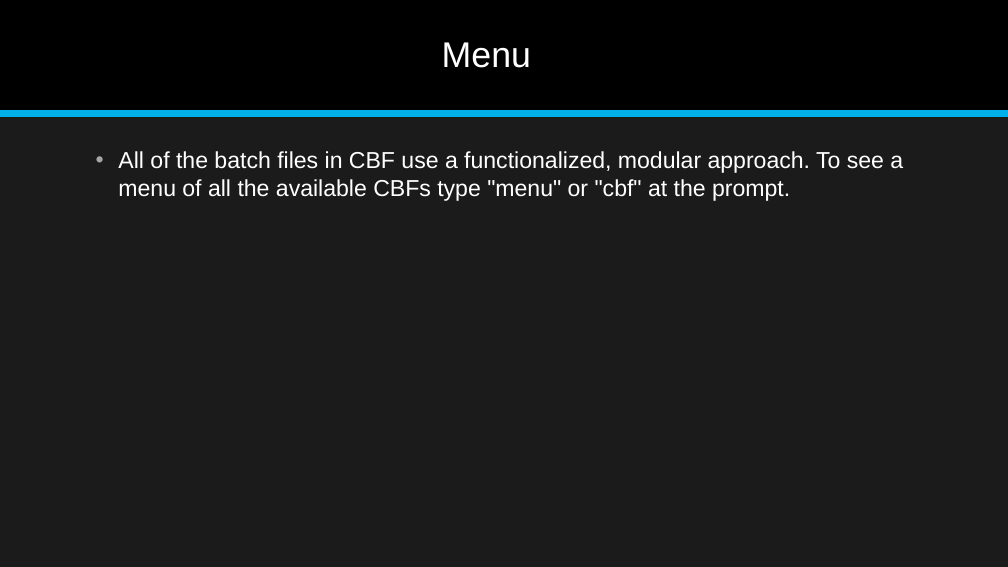
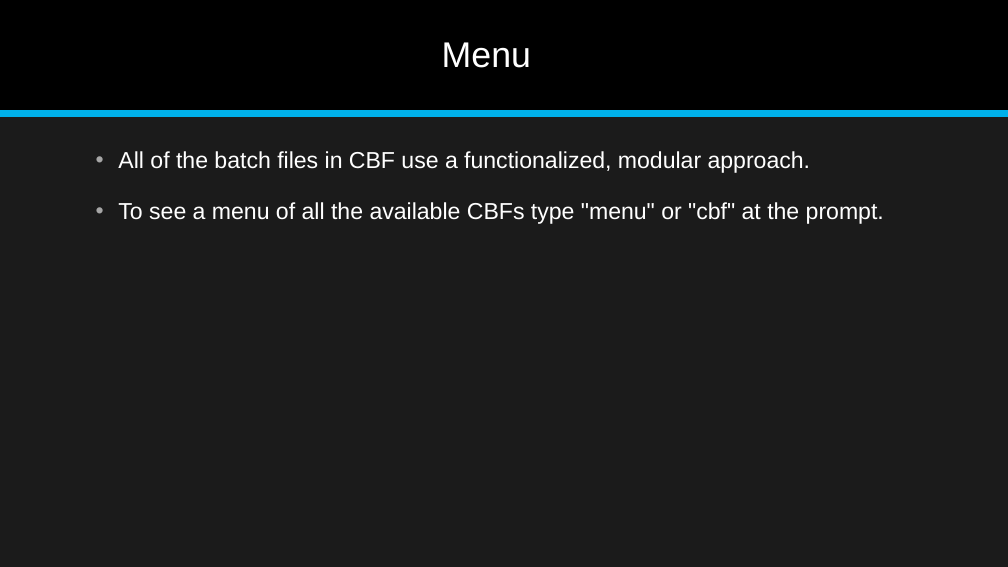
Before and after one commit to jonathan-r-jones/Composable-Batch-Files, a slide deck: slide 12 of Composable Batch File Helper.pptx (slide 11 before the commit). Drawn at 1008x567 pixels with LibreOffice and Linux fonts; fonts in the diff are those of the drawing. Boxes give left, top, right and bottom in pixels: in the first picture for what was removed or moved away, otherwise in the second. Text is boxed around its words. In the diff, an @@ line names an element or a change of style, - is before the commit and + after.

```diff
--- a/Composable Batch File Helper.pptx
+++ b/Composable Batch File Helper.pptx
@@ text at (118, 151, 884, 224): text changed @@
-• All of the batch files in CBF use a functionalized, modular approach. To see a menu of all the available CBFs type "menu" or "cbf" at the prompt.
+• All of the batch files in CBF use a functionalized, modular approach.
+• To see a menu of all the available CBFs type "menu" or "cbf" at the prompt.
```
Also in this commit, not shown: 5 other slides changed, 2 slides added, 1 slide removed, 2 other files.
